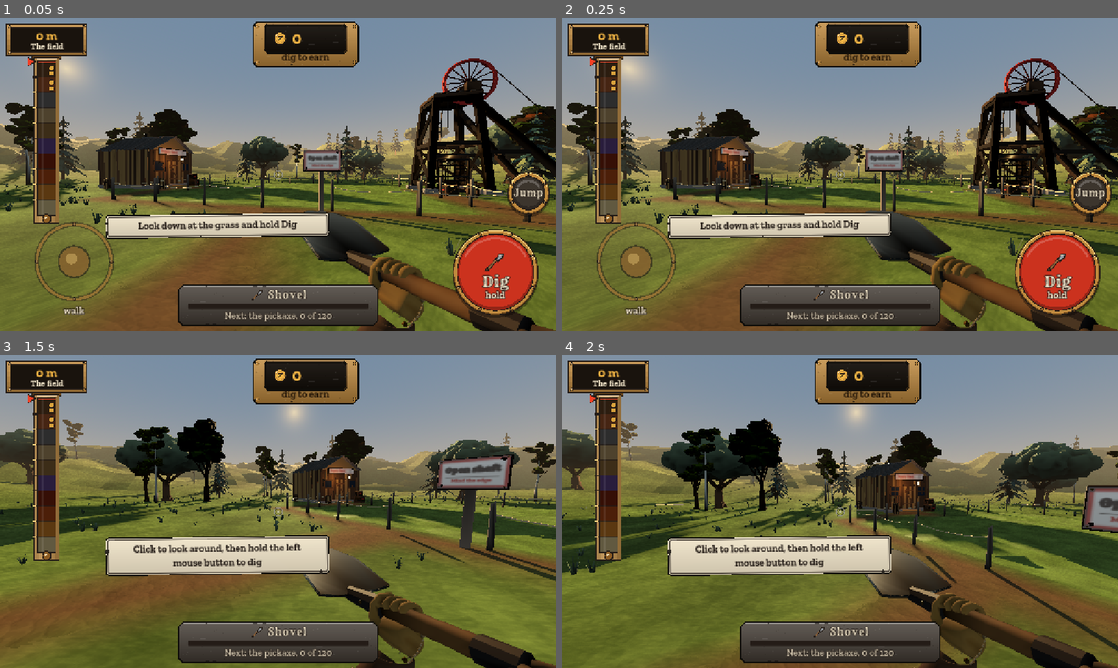
Above: before the commit, frames 1-4 (two rows, left to right).
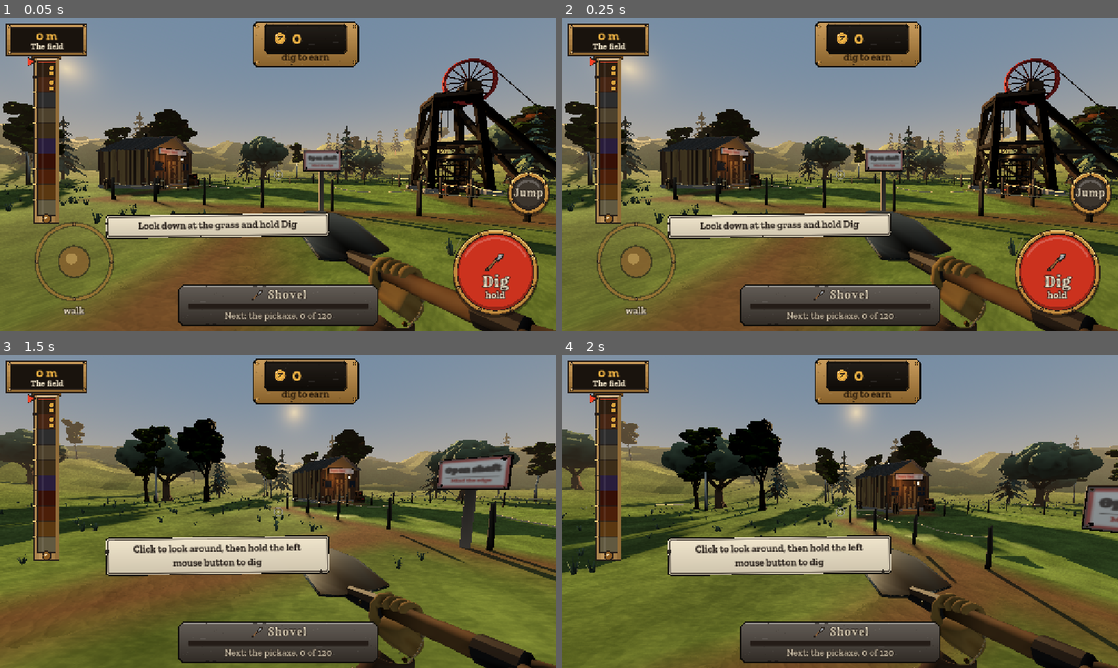
Above: after the commit, the same moments.

Repository: gamequarryllc/game-studio
Game: Godot game, scene res://scenes/world.tscn
Two runs of this game, one before a commit and one after it. Both use one fixed random seed, a clock stepped at 60 frames per second and the inputs below.
Inputs (mouse positions are in pixels of both pictures, inside the frame that each line leads up to):
- Up to frame 1 (0.05 s): no input
- Up to frame 2 (0.25 s): no input
- Up to frame 3 (1.5 s): tap Enter at 0.5, 1.25, 1.35 s; move the mouse to (400, 495) at 0.52 s; hold D 0.53-1.28 s; tap E at 0.6 s; click (400, 495) at 0.67 s; tap Space at 0.77 s; move the mouse to (250, 511) at 1.27 s; hold W from 1.28 s (still down)
- Up to frame 4 (2 s): keep holding W; tap Space at 1.52 s

The runs differ from the first frame. In frame 1, 0.6% of the frame differs, in the area x 0-85%, y 26-62%; in frame 2, 0.6%; in frame 3, 0.7%; in frame 4, 0.8%, in the area x 10-100%, y 21-64%.

Commit message:
WIP backup: dig-to-the-core work in progress (builder stopped by a session restart)
Co-Authored-By: Claude Opus 5.5 <noreply@anthropic.com>
Claude-Session: https://claude.ai/code/session_01P4SSbJRBiRoPLUExhdPUnN

Diff:
--- a/games/dig-to-the-core/scripts/dig_field.gd
+++ b/games/dig-to-the-core/scripts/dig_field.gd
@@ -513,7 +513,7 @@
 	4: {"model": "ribcage", "scale": 1.0},
 	5: {"model": "crystal_big", "scale": 1.0, "light": Color(0.45, 0.88, 0.78), "energy": 1.5, "at": Vector3(0.0, 1.2, 0.0)},
 	6: {"model": "lava_pool", "scale": 1.1, "light": Color(1.0, 0.42, 0.12), "energy": 2.8, "at": Vector3(0.0, 0.3, 0.0), "melt": "lava", "range": 8.5, "embers": Color(1.0, 0.55, 0.15)},
-	7: {"model": "mantle_rocks", "scale": 1.0, "light": Color(1.0, 0.55, 0.25), "energy": 2.2, "at": Vector3(0.0, 0.9, 1.4), "melt": "lava", "face": true},
+	7: {"model": "mantle_rocks", "scale": 1.0, "light": Color(1.0, 0.5, 0.2), "energy": 1.2, "at": Vector3(0.0, 0.9, 1.4), "melt": "lava", "face": true},
 	8: {"model": "lava_pool", "scale": 1.0, "light": Color(1.0, 0.62, 0.22), "energy": 2.6, "at": Vector3(0.0, 0.3, 0.0), "melt": "iron", "range": 8.5, "embers": Color(1.0, 0.75, 0.3)},
 	9: {"model": "core_heart", "scale": 1.0, "light": Color(1.0, 0.78, 0.4), "energy": 1.4, "at": Vector3(0.0, 1.2, 0.0), "melt": "core", "range": 8.0},
 }
--- a/games/dig-to-the-core/scripts/models.gd
+++ b/games/dig-to-the-core/scripts/models.gd
@@ -84,8 +84,10 @@
 	var m := StandardMaterial3D.new()
 	var tex: Texture2D = load(path)
 	m.albedo_texture = tex
-	m.roughness = 0.35
-	m.metallic_specular = 0.6
+	# Satin, not gloss: a glossy face mirrors the bright sky and washes the
+	# dark lettering out from any distance.
+	m.roughness = 0.62
+	m.metallic_specular = 0.3
 	m.texture_filter = BaseMaterial3D.TEXTURE_FILTER_LINEAR_WITH_MIPMAPS_ANISOTROPIC
 	if glow > 0.0:
 		m.emission_enabled = true
--- a/games/dig-to-the-core/scripts/player.gd
+++ b/games/dig-to-the-core/scripts/player.gd
@@ -373,7 +373,7 @@
 	lamp.light_energy = lerpf(0.3, 1.4, under)   # matched to the rock shader's pool
 	fill.light_energy = lerpf(0.0, 0.08, under)
 	if field != null and field.material != null:
-		for m in [field.material] + field.decor_mats.values():
+		for m in [field.material, ToolRig.chip_material()] + field.decor_mats.values():
 			(m as ShaderMaterial).set_shader_parameter("lamp_on", under * lamp_scale)
 			(m as ShaderMaterial).set_shader_parameter("lamp_range", lamp_reach)
 			(m as ShaderMaterial).set_shader_parameter("lamp_color", Vector3(LAMP_COLOR.r, LAMP_COLOR.g, LAMP_COLOR.b))
--- a/games/dig-to-the-core/scripts/tool_rig.gd
+++ b/games/dig-to-the-core/scripts/tool_rig.gd
@@ -155,12 +155,14 @@
 	mat.distance_fade_min_distance = 0.45
 	mat.distance_fade_max_distance = 1.3
 	if shaded:
-		mat.transparency = BaseMaterial3D.TRANSPARENCY_ALPHA
+		# Chips and clods: lit by the rock's own headlamp (chips.gdshader) on
+		# the rock's render layer, so the player's spot (strong right at the
+		# lens) can't flare them into pale confetti.
 		var box := BoxMesh.new()
 		box.size = Vector3(size, size * 0.8, size * 0.9)
-		mat.roughness = 0.9
-		box.material = mat
+		box.material = chip_material()
 		p.mesh = box
+		p.layers = Player.ROCK_VIS_LAYER
 	else:
 		var quad := QuadMesh.new()
 		quad.size = Vector2(size, size)
@@ -175,6 +177,18 @@
 	p.emission_sphere_radius = 0.12
 	add_child(p)
 	return p
+
+
+static var _chip_mat: ShaderMaterial
+
+
+static func chip_material() -> ShaderMaterial:
+	## Shared by every rig's chips and clods; Player keeps its headlamp
+	## uniforms in step with the rock's.
+	if _chip_mat == null:
+		_chip_mat = ShaderMaterial.new()
+		_chip_mat.shader = load("res://shaders/chips.gdshader")
+	return _chip_mat
 
 
 static func _ramp(a: Color, b: Color) -> Gradient:
--- /dev/null
+++ b/games/dig-to-the-core/shaders/chips.gdshader
@@ -0,0 +1,36 @@
+shader_type spatial;
+// Rock chips and clods kicked up by the tool (ToolRig's particles). Lit like
+// the rock they came from: the headlamp is worked out here
+// (headlamp.gdshaderinc) and the player's spot skips them (they sit on the
+// rock's render layer), so they never flare pale at the lens. COLOR = the
+// rock's colour in sRGB (set per strike). They fade out right in front of the
+// lens (screen-door, so they stay opaque and sort with the rock).
+render_mode cull_back, diffuse_lambert, specular_schlick_ggx;
+
+#include "res://shaders/headlamp.gdshaderinc"
+
+varying vec3 wpos;
+
+void vertex() {
+	wpos = (MODEL_MATRIX * vec4(VERTEX, 1.0)).xyz;
+}
+
+void fragment() {
+	float fade = smoothstep(0.45, 1.3, length(VERTEX));
+	float dither = fract(sin(dot(floor(FRAGCOORD.xy), vec2(12.9898, 78.233))) * 43758.5453);
+	if (fade < dither) {
+		discard;
+	}
+	vec3 s = COLOR.rgb;
+	vec3 c = mix(pow((s + vec3(0.055)) / 1.055, vec3(2.4)), s / 12.92, step(s, vec3(0.04045)));
+	// each face of a chip a step lighter or darker, like a fresh break
+	vec3 fn = normalize(cross(dFdx(VERTEX), dFdy(VERTEX)));
+	c *= 0.82 + 0.3 * abs(dot(fn, vec3(0.36, 0.8, 0.48)));
+	ALBEDO = c;
+	ROUGHNESS = 0.9;
+	SPECULAR = 0.2;
+	vec3 nw = normalize((INV_VIEW_MATRIX * vec4(NORMAL, 0.0)).xyz);
+	vec3 hl = headlamp_terms(wpos, nw, INV_VIEW_MATRIX);
+	float under = 1.0 - smoothstep(-1.2, -0.4, wpos.y);
+	EMISSION = headlamp_light(ALBEDO, hl) * under;
+}
--- a/games/dig-to-the-core/tests/smoke_test.gd
+++ b/games/dig-to-the-core/tests/smoke_test.gd
@@ -444,8 +444,18 @@
 	check(stamp != null and stamp.position.y > vs.y * 0.45, "the layer title is stamped low on the screen")
 	await create_timer(3.4).timeout
 	check(not is_instance_valid(stamp), "...and fades after about two seconds")
-	check(player.lamp.light_energy > 3.0 * world._lift_stop_light.light_energy and player.lamp.light_energy > 10.0 * player.fill.light_energy,
-		"the headlamp outshines the lantern and the fill (%.1f vs %.1f, %.2f)" % [player.lamp.light_energy, world._lift_stop_light.light_energy, player.fill.light_energy])
+	# The headlamp is the main light underground. On the rock its pool is the
+	# shader's (headlamp.gdshaderinc: energy over 1 + 0.07 d²), so compare what
+	# actually lands on the rock: the pool 2 m out in the beam against the
+	# lift-stop lantern 1.5 m from its post (Godot's omni falloff), and the
+	# lantern stays a small pool. The cool fill is a whisper next to the spot.
+	var le = world.field.material.get_shader_parameter("lamp_energy")
+	var pool: float = (float(le) if le != null else 1.25) / (1.0 + 0.07 * 4.0)
+	var lsl: OmniLight3D = world._lift_stop_light
+	var nd := pow(1.5 / lsl.omni_range, 4.0)
+	var lantern: float = lsl.light_energy * pow(maxf(1.0 - nd, 0.0), 2.0) * pow(1.5, -lsl.omni_attenuation)
+	check(pool > 2.5 * lantern and lsl.omni_range <= 3.5 and player.fill.light_energy < 0.1 * player.lamp.light_energy,
+		"the headlamp's pool outshines the lantern's (%.2f vs %.2f) and the fill is a whisper (%.2f of %.1f)" % [pool, lantern, player.fill.light_energy, player.lamp.light_energy])
 	# The floating "Lift" tag hides when you're right next to the lamp post
 	# (it filled the phone screen as smeared yellow text).
 	var keep_at: Vector3 = world.player.position
Binary file changed: games/dig-to-the-core/models/birch.glb
Binary file changed: games/dig-to-the-core/models/bone.glb
Binary file changed: games/dig-to-the-core/models/clod.glb
Binary file changed: games/dig-to-the-core/models/fossil_slab.glb
Binary file changed: games/dig-to-the-core/models/mantle_rocks.glb
Binary file changed: games/dig-to-the-core/models/shell.glb
Binary file changed: games/dig-to-the-core/models/timber_post.glb
Binary file changed: games/dig-to-the-core/textures/rock_walls.png
